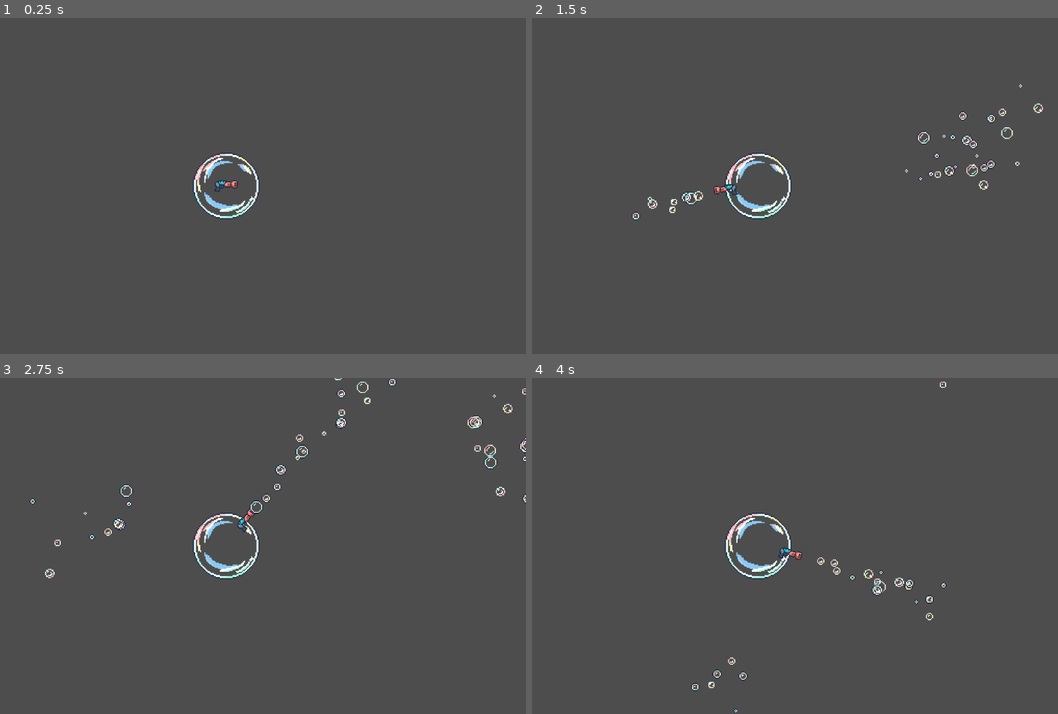
Above: before the commit, frames 1-4 (two rows, left to right).
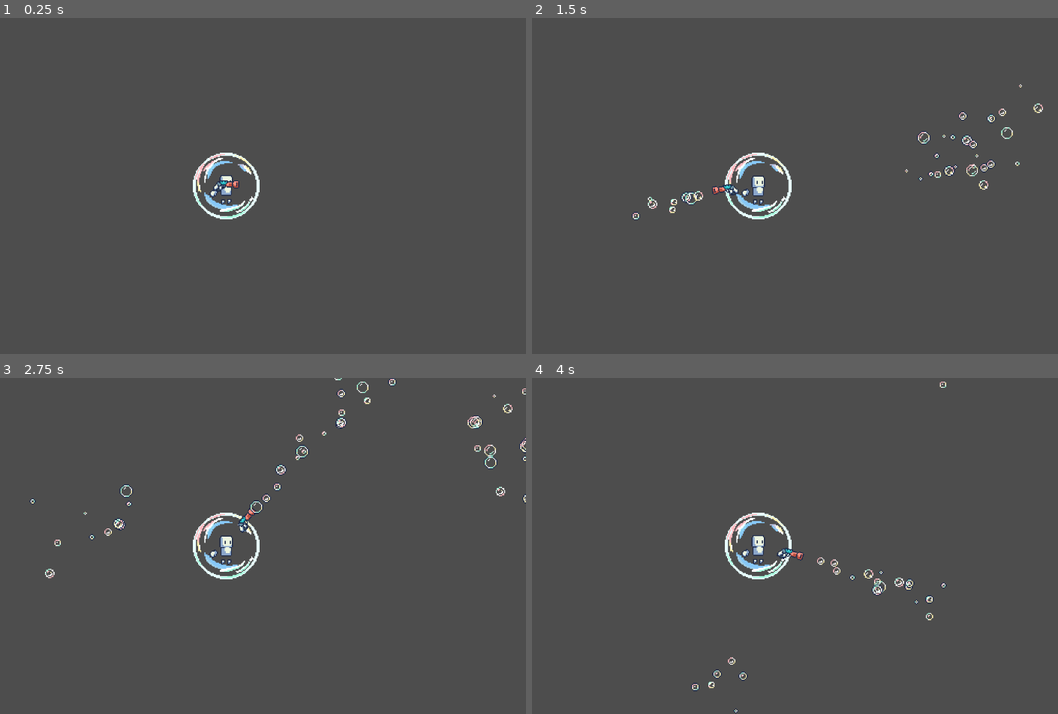
Above: after the commit, the same moments.

Repository: DigitalHelium/bubble
Game: Godot game, scene res://main_bubble_scene.tscn
Two runs of this game, one before a commit and one after it. Both use one fixed random seed, a clock stepped at 60 frames per second and the inputs below.
Inputs (mouse positions are in pixels of both pictures, inside the frame that each line leads up to):
- Up to frame 1 (0.25 s): no input
- Up to frame 2 (1.5 s): tap Enter at 0.5 s; move the mouse to (889, 169) at 0.52 s; press the mouse at (889, 169) at 0.53 s; hold Right (ui_right) 0.53-1.28 s; move the mouse to (637, 202) at 1.27 s; release the mouse at (637, 202) at 1.28 s; hold Down (ui_down) from 1.28 s (still down); click (637, 202) at 1.35 s
- Up to frame 3 (2.75 s): move the mouse to (284, 472) at 2.02 s; release Down (ui_down) at 2.03 s; press the mouse at (284, 472) at 2.03 s; hold Right (ui_right) from 2.03 s (still down)
- Up to frame 4 (4 s): move the mouse to (726, 613) at 2.77 s; release Right (ui_right) at 2.78 s; release the mouse at (726, 613) at 2.78 s; hold Up (ui_up) 2.78-3.53 s; click (726, 613) at 2.85 s; move the mouse to (937, 596) at 3.52 s; press the mouse at (937, 596) at 3.53 s; hold Left (ui_left) from 3.53 s (still down)

The runs differ from the first frame. In frame 1, 0.4% of the frame differs, in the area x 36-50%, y 40-60%; in frame 2, 0.4%; in frame 3, 0.4%; in frame 4, 0.4%, in the area x 36-52%, y 40-60%.

Commit message:
add animation chel

Diff:
--- a/gun_scene.tscn
+++ b/gun_scene.tscn
@@ -1,9 +1,9 @@
 [gd_scene load_steps=9 format=3 uid="uid://cvwq6kj261i6f"]
 
 [ext_resource type="Script" uid="uid://dppfjarkgyv54" path="res://gun_script.gd" id="1_lpc8u"]
-[ext_resource type="Texture2D" uid="uid://dvpbg6q7881d8" path="res://texture/gun.png" id="2_4foi7"]
+[ext_resource type="Texture2D" uid="uid://b7hppg8ya3ukl" path="res://texture/new gun.png" id="2_dw03f"]
 [ext_resource type="Texture2D" uid="uid://b7me73yu8krqw" path="res://texture/bubbles.png" id="4_dw03f"]
-[ext_resource type="Script" uid="uid://cpbkwkr11puvg" path="res://gun_sprite_script.gd" id="4_w1428"]
+[ext_resource type="Script" path="res://gun_sprite_script.gd" id="4_w1428"]
 [ext_resource type="Script" uid="uid://cyco2pd7pm81l" path="res://gpu_particles_2d.gd" id="5_dw03f"]
 
 [sub_resource type="CanvasItemMaterial" id="CanvasItemMaterial_pg37a"]
@@ -32,7 +32,7 @@
 script = ExtResource("1_lpc8u")
 
 [node name="GunSprite" type="Sprite2D" parent="."]
-texture = ExtResource("2_4foi7")
+texture = ExtResource("2_dw03f")
 script = ExtResource("4_w1428")
 
 [node name="GPUParticles2D" type="GPUParticles2D" parent="GunSprite"]
--- a/main_bubble_scene.tscn
+++ b/main_bubble_scene.tscn
@@ -1,8 +1,103 @@
-[gd_scene load_steps=5 format=3 uid="uid://ct0wuhmli5bd6"]
+[gd_scene load_steps=12 format=3 uid="uid://ct0wuhmli5bd6"]
 
 [ext_resource type="Script" uid="uid://lvwlq4v7v0g7" path="res://main_bubble.gd" id="1_dpgxj"]
-[ext_resource type="Texture2D" uid="uid://duvstcp4jd4lv" path="res://texture/sphere.png" id="2_cny3r"]
+[ext_resource type="Texture2D" uid="uid://cs8goh545qli0" path="res://texture/Bubble tort 3.png" id="2_cny3r"]
+[ext_resource type="Script" uid="uid://rglsi46gyp70" path="res://sprite_character.gd" id="3_byoix"]
 [ext_resource type="PackedScene" uid="uid://cvwq6kj261i6f" path="res://gun_scene.tscn" id="3_cny3r"]
+[ext_resource type="Texture2D" uid="uid://dvwdi8gp2453v" path="res://texture/body and headl.png" id="3_tc057"]
+[ext_resource type="Texture2D" uid="uid://x5000tex4by4" path="res://texture/hand.png" id="4_7muv3"]
+[ext_resource type="Texture2D" uid="uid://crmyjchr7apu" path="res://texture/leg.png" id="5_bq5eh"]
+
+[sub_resource type="Animation" id="Animation_byoix"]
+resource_name = "spring"
+length = 2.0
+loop_mode = 1
+tracks/0/type = "bezier"
+tracks/0/imported = false
+tracks/0/enabled = true
+tracks/0/path = NodePath("%Body (Sprite2D):position:y")
+tracks/0/interp = 1
+tracks/0/loop_wrap = true
+tracks/0/keys = {
+"handle_modes": PackedInt32Array(0, 0, 0, 0, 0, 0, 0, 0, 0, 0, 0, 0, 0, 0, 0, 0, 0, 0, 0, 0),
+"points": PackedFloat32Array(-0.5, -0.25, 0, 0.25, 0, -0.4, -0.25, 0, 0.25, 0, -0.3, -0.25, 0, 0.25, 0, -0.2, -0.25, 0, 0.25, 0, -0.1, -0.25, 0, 0.25, 0, 0, -0.25, 0, 0.25, 0, 0.1, -0.25, 0, 0.25, 0, 0.2, -0.25, 0, 0.25, 0, 0.3, -0.25, 0, 0.25, 0, 0.4, -0.25, 0, 0.25, 0, 0.5, -0.25, 0, 0.25, 0, 0.4, -0.25, 0, 0.25, 0, 0.3, -0.25, 0, 0.25, 0, 0.2, -0.25, 0, 0.25, 0, 0.1, -0.25, 0, 0.25, 0, 0, -0.25, 0, 0.25, 0, -0.1, -0.25, 0, 0.25, 0, -0.2, -0.25, 0, 0.25, 0, -0.3, -0.25, 0, 0.25, 0, -0.4, -0.25, 0, 0.25, 0),
+"times": PackedFloat32Array(0, 0.1, 0.2, 0.3, 0.4, 0.5, 0.6, 0.7, 0.8, 0.9, 1, 1.1, 1.2, 1.4, 1.5, 1.6, 1.7, 1.8, 1.9, 2)
+}
+tracks/1/type = "bezier"
+tracks/1/imported = false
+tracks/1/enabled = true
+tracks/1/path = NodePath("%Hand (Sprite2D):position:y")
+tracks/1/interp = 1
+tracks/1/loop_wrap = true
+tracks/1/keys = {
+"handle_modes": PackedInt32Array(0, 0, 0, 0, 0, 0, 0, 0, 0, 0, 0, 0, 0, 0, 0, 0, 0, 0, 0, 0, 0),
+"points": PackedFloat32Array(7, -0.25, 0, 0.25, 0, 7.1, -0.25, 0, 0.25, 0, 7.2, -0.25, 0, 0.25, 0, 7.3, -0.25, 0, 0.25, 0, 7.4, -0.25, 0, 0.25, 0, 7.5, -0.25, 0, 0.25, 0, 7.4, -0.25, 0, 0.25, 0, 7.3, -0.25, 0, 0.25, 0, 7.2, -0.25, 0, 0.25, 0, 7.1, -0.25, 0, 0.25, 0, 7, -0.25, 0, 0.25, 0, 6.9, -0.25, 0, 0.25, 0, 6.8, -0.25, 0, 0.25, 0, 6.7, -0.25, 0, 0.25, 0, 6.6, -0.25, 0, 0.25, 0, 6.5, -0.25, 0, 0.25, 0, 6.6, -0.25, 0, 0.25, 0, 6.7, -0.25, 0, 0.25, 0, 6.8, -0.25, 0, 0.25, 0, 6.9, -0.25, 0, 0.25, 0, 7, -0.25, 0, 0.25, 0),
+"times": PackedFloat32Array(0, 0.1, 0.2, 0.3, 0.4, 0.5, 0.6, 0.7, 0.8, 0.9, 1, 1.1, 1.2, 1.3, 1.4, 1.5, 1.6, 1.7, 1.8, 1.9, 2)
+}
+tracks/2/type = "bezier"
+tracks/2/imported = false
+tracks/2/enabled = true
+tracks/2/path = NodePath("%Left leg (Sprite2D):position:y")
+tracks/2/interp = 1
+tracks/2/loop_wrap = true
+tracks/2/keys = {
+"handle_modes": PackedInt32Array(0, 0, 0, 0, 0, 0, 0, 0, 0, 0, 0, 0, 0, 0, 0, 0, 0, 0, 0, 0, 0),
+"points": PackedFloat32Array(15.1, -0.25, 0, 0.25, 0, 15.2, -0.25, 0, 0.25, 0, 15.3, -0.25, 0, 0.25, 0, 15.3, -0.25, 0, 0.25, 0, 15.4, -0.25, 0, 0.25, 0, 15.5, -0.25, 0, 0.25, 0, 15.6, -0.25, 0, 0.25, 0, 15.7, -0.25, 0, 0.25, 0, 15.8, -0.25, 0, 0.25, 0, 15.9, -0.25, 0, 0.25, 0, 15.8, -0.25, 0, 0.25, 0, 15.7, -0.25, 0, 0.25, 0, 15.6, -0.25, 0, 0.25, 0, 15.5, -0.25, 0, 0.25, 0, 15.4, -0.25, 0, 0.25, 0, 15.3, -0.25, 0, 0.25, 0, 15.2, -0.25, 0, 0.25, 0, 15.1, -0.25, 0, 0.25, 0, 15, -0.25, 0, 0.25, 0, 14.9, -0.25, 0, 0.25, 0, 14.8, -0.25, 0, 0.25, 0),
+"times": PackedFloat32Array(0, 0.1, 0.2, 0.3, 0.4, 0.5, 0.6, 0.7, 0.8, 0.9, 1, 1.1, 1.2, 1.3, 1.4, 1.5, 1.6, 1.7, 1.8, 1.9, 2)
+}
+tracks/3/type = "bezier"
+tracks/3/imported = false
+tracks/3/enabled = true
+tracks/3/path = NodePath("%Right leg (Sprite2D):position:y")
+tracks/3/interp = 1
+tracks/3/loop_wrap = true
+tracks/3/keys = {
+"handle_modes": PackedInt32Array(0, 0, 0, 0, 0, 0, 0, 0, 0, 0, 0, 0, 0, 0, 0, 0, 0, 0, 0, 0),
+"points": PackedFloat32Array(15.1, -0.25, 0, 0.25, 0, 15.2, -0.25, 0, 0.25, 0, 15.3, -0.25, 0, 0.25, 0, 15.3, -0.25, 0, 0.25, 0, 15.4, -0.25, 0, 0.25, 0, 15.5, -0.25, 0, 0.25, 0, 15.6, -0.25, 0, 0.25, 0, 15.7, -0.25, 0, 0.25, 0, 15.8, -0.25, 0, 0.25, 0, 15.9, -0.25, 0, 0.25, 0, 15.8, -0.25, 0, 0.25, 0, 15.7, -0.25, 0, 0.25, 0, 15.6, -0.25, 0, 0.25, 0, 15.5, -0.25, 0, 0.25, 0, 15.4, -0.25, 0, 0.25, 0, 15.3, -0.25, 0, 0.25, 0, 15.2, -0.25, 0, 0.25, 0, 15.1, -0.25, 0, 0.25, 0, 15, -0.25, 0, 0.25, 0, 14.9, -0.25, 0, 0.25, 0),
+"times": PackedFloat32Array(0.1, 0.2, 0.3, 0.4, 0.5, 0.6, 0.7, 0.8, 0.9, 1, 1.1, 1.2, 1.3, 1.4, 1.5, 1.6, 1.7, 1.8, 1.9, 2)
+}
+
+[sub_resource type="Animation" id="Animation_1pwmh"]
+length = 0.001
+tracks/0/type = "bezier"
+tracks/0/imported = false
+tracks/0/enabled = true
+tracks/0/path = NodePath("%Body (Sprite2D):position:y")
+tracks/0/interp = 1
+tracks/0/loop_wrap = true
+tracks/0/keys = {
+"handle_modes": PackedInt32Array(0),
+"points": PackedFloat32Array(-1, -0.25, 0, 0.25, 0),
+"times": PackedFloat32Array(0)
+}
+tracks/1/type = "bezier"
+tracks/1/imported = false
+tracks/1/enabled = true
+tracks/1/path = NodePath("%Left leg (Sprite2D):position:y")
+tracks/1/interp = 1
+tracks/1/loop_wrap = true
+tracks/1/keys = {
+"handle_modes": PackedInt32Array(0),
+"points": PackedFloat32Array(15, -0.25, 0, 0.25, 0),
+"times": PackedFloat32Array(0)
+}
+tracks/2/type = "bezier"
+tracks/2/imported = false
+tracks/2/enabled = true
+tracks/2/path = NodePath("%Right leg (Sprite2D):position:y")
+tracks/2/interp = 1
+tracks/2/loop_wrap = true
+tracks/2/keys = {
+"handle_modes": PackedInt32Array(0),
+"points": PackedFloat32Array(15, -0.25, 0, 0.25, 0),
+"times": PackedFloat32Array(0)
+}
+
+[sub_resource type="AnimationLibrary" id="AnimationLibrary_tjaii"]
+_data = {
+&"RESET": SubResource("Animation_1pwmh"),
+&"spring": SubResource("Animation_byoix")
+}
 
 [sub_resource type="CircleShape2D" id="CircleShape2D_tc057"]
 
@@ -12,6 +107,33 @@
 
 [node name="Sprite (Sprite2D)" type="Sprite2D" parent="."]
 texture = ExtResource("2_cny3r")
+script = ExtResource("3_byoix")
+
+[node name="Body (Sprite2D)" type="Sprite2D" parent="Sprite (Sprite2D)"]
+unique_name_in_owner = true
+position = Vector2(0, -1)
+texture = ExtResource("3_tc057")
+
+[node name="Hand (Sprite2D)" type="Sprite2D" parent="Sprite (Sprite2D)"]
+unique_name_in_owner = true
+position = Vector2(-12, 6.6996)
+texture = ExtResource("4_7muv3")
+
+[node name="Left leg (Sprite2D)" type="Sprite2D" parent="Sprite (Sprite2D)"]
+unique_name_in_owner = true
+position = Vector2(-3, 15)
+texture = ExtResource("5_bq5eh")
+
+[node name="Right leg (Sprite2D)" type="Sprite2D" parent="Sprite (Sprite2D)"]
+unique_name_in_owner = true
+position = Vector2(3, 15)
+texture = ExtResource("5_bq5eh")
+
+[node name="AnimationPlayer" type="AnimationPlayer" parent="Sprite (Sprite2D)"]
+unique_name_in_owner = true
+libraries = {
+&"": SubResource("AnimationLibrary_tjaii")
+}
 
 [node name="Collision (CollisionShape2D)" type="CollisionShape2D" parent="."]
 shape = SubResource("CircleShape2D_tc057")
--- /dev/null
+++ b/sprite_character.gd
@@ -0,0 +1,21 @@
+extends Sprite2D
+
+@onready var animation_player = %AnimationPlayer
+@onready var body = %"Body (Sprite2D)"
+@onready var hand = %"Hand (Sprite2D)"
+
+var spring_intensity = 1.0
+var base_positions = {}
+
+func _ready():
+	base_positions["body"] = body.position
+	base_positions["hand"] = hand.position
+
+	animation_player.play("spring")
+
+func _process(delta):
+	pass
+
+func set_spring_intensity(intensity: float):
+	spring_intensity = intensity
+	animation_player.speed_scale = intensity
Not shown: 1 places in game_scene_test_background.tscn that only renumber resources
Not shown, added: sprite_character.gd.uid
Binary file added: texture/Bubble tort 3.png
Not shown, added: texture/Bubble tort 3.png.import
Binary file added: texture/body and headl.png
Not shown, added: texture/body and headl.png.import
Binary file added: texture/bubble tort 2.png
Not shown, added: texture/bubble tort 2.png.import
Renamed: texture/bubble.png -> texture/bubble2.png
Not shown, added: texture/bubble2.png.import
Binary file added: texture/bubble3.png
Not shown, added: texture/bubble3.png.import
(and 6 more such lines)
